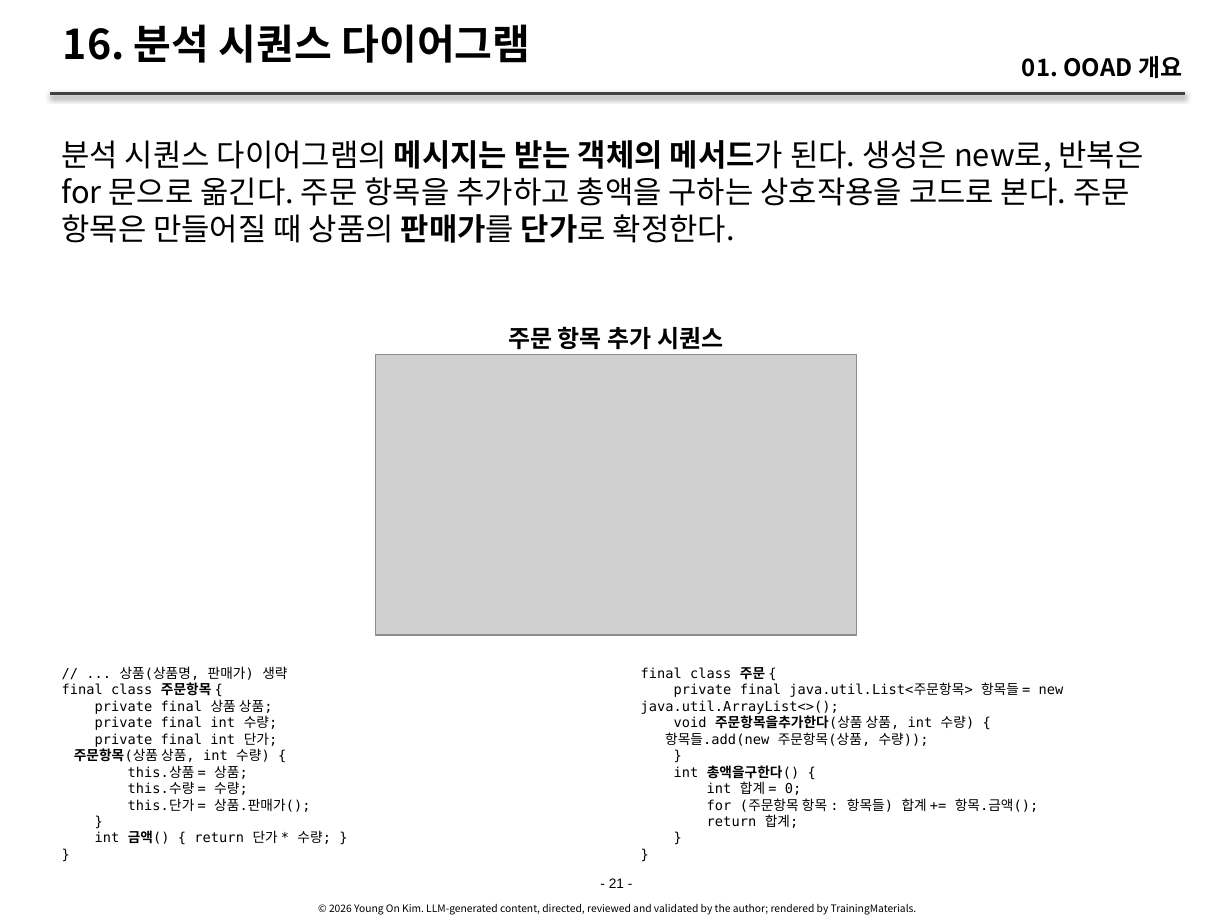
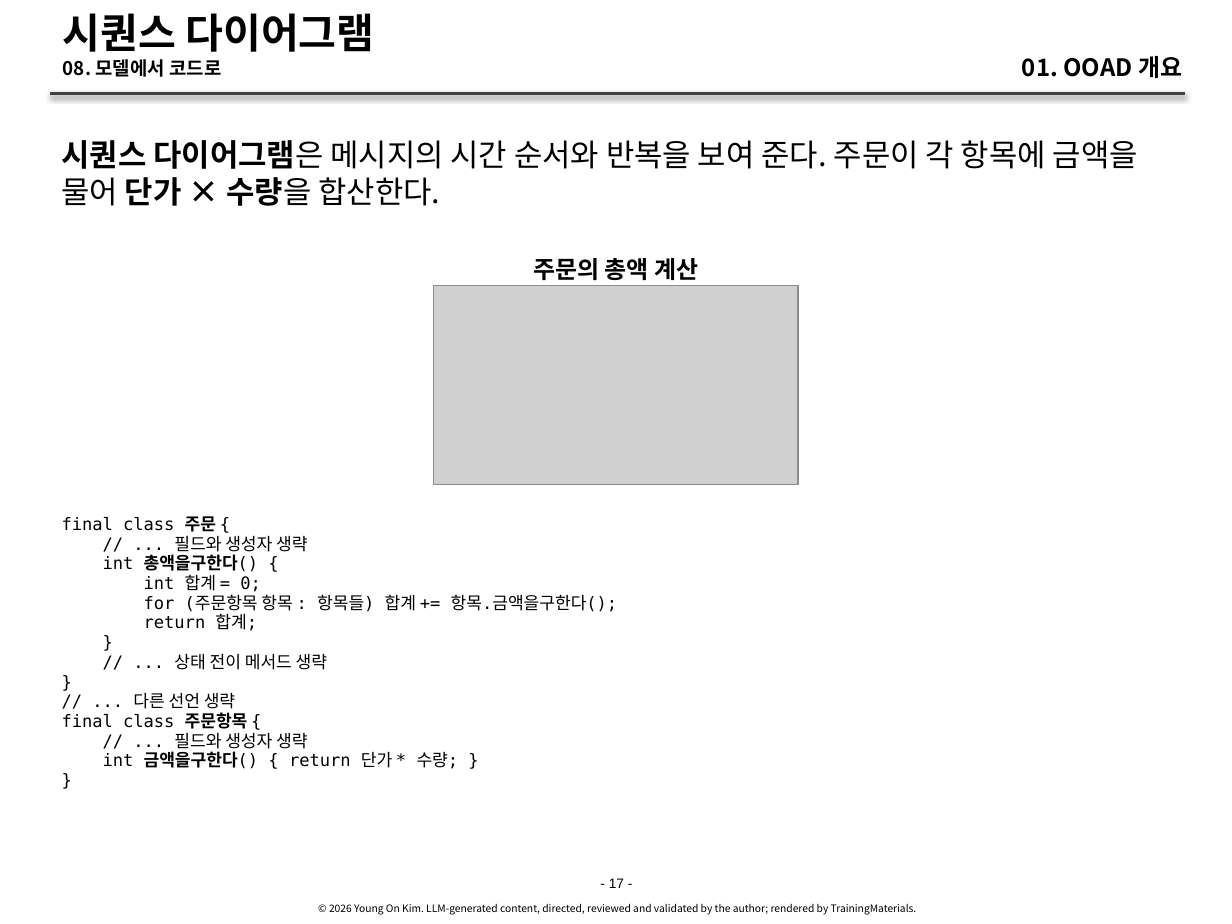
Before and after one commit to YoungSan77/TrainingMaterials, a slide deck: slide 17 of courses/ooad/sessions/s01.pptx (slide 21 before the commit). Drawn at 1232x924 pixels with LibreOffice and Linux fonts; fonts in the diff are those of the drawing; grey boxes stand for pictures. Boxes give left, top, right and bottom in pixels: in the first picture for what was removed or moved away, otherwise in the second. Text is boxed around its words. In the diff, an @@ line names an element or a change of style, - is before the commit and + after.

```diff
--- a/courses/ooad/sessions/s01.pptx
+++ b/courses/ooad/sessions/s01.pptx
@@ title at bbox=[63, 13, 374, 77]: text changed; size 24 to 11 pt @@
-16. 분석 시퀀스 다이어그램
+시퀀스 다이어그램
+08. 모델에서 코드로
@@ text at bbox=[61, 140, 1138, 206]: text changed @@
-분석 시퀀스 다이어그램의 메시지는 받는 객체의 메서드가 된다. 생성은 new로, 반복은 for 문으로 옮긴다. 주문 항목을 추가하고 총액을 구하는 상호작용을 코드로 본다. 주문 항목은 만들어질 때 상품의 판매가를 단가로 확정한다.
+시퀀스 다이어그램은 메시지의 시간 순서와 반복을 보여 준다. 주문이 각 항목에 금액을 물어 단가 × 수량을 합산한다.
@@ text at bbox=[533, 258, 698, 280]: text changed; size 8 to 14 pt; font DejaVu Sans Mono to Noto Sans CJK KR; bold on @@
-final class 주문 {
-private final java.util.List<주문항목> 항목들 = new java.util.ArrayList<>();
-void 주문항목을추가한다(상품 상품, int 수량) {
-항목들.add(new 주문항목(상품, 수량));
-}
-int 총액을구한다() {
-int 합계 = 0;
-for (주문항목 항목 : 항목들) 합계 += 항목.금액();
-return 합계;
-}
-}
+주문의 총액 계산
@@ picture added at bbox=[434, 286, 798, 485] @@
@@ text removed at bbox=[508, 326, 723, 349] @@
-주문 항목 추가 시퀀스
@@ picture removed at bbox=[376, 355, 857, 636] @@
@@ text "final class 주문 {": place and size @@
-text "final class 주문 {" at bbox=[62, 666, 331, 844]
+text "final class 주문 {" at bbox=[62, 516, 618, 769]
@@ text at bbox=[62, 516, 618, 713]: text changed; size 8 to 10 pt @@
-// ... 상품(상품명, 판매가) 생략
+final class 주문 {
+// ... 필드와 생성자 생략
+int 총액을구한다() {
+int 합계 = 0;
+for (주문항목 항목 : 항목들) 합계 += 항목.금액을구한다();
+return 합계;
+}
+// ... 상태 전이 메서드 생략
+}
+// ... 다른 선언 생략
@@ text at bbox=[62, 712, 248, 729]: size 8 to 10 pt in "final class 주문항목 {", "}"; line spacing 9.6pt to 11.5pt @@
@@ text at bbox=[103, 729, 459, 769]: text changed; size 8 to 10 pt @@
-private final 상품 상품;
-private final int 수량;
-private final int 단가;
-주문항목(상품 상품, int 수량) {
-this.상품 = 상품;
-this.수량 = 수량;
-this.단가 = 상품.판매가();
+// ... 필드와 생성자 생략
+int 금액을구한다() { return 단가 * 수량; }
@@ text at bbox=[95, 830, 331, 844]: paragraphs removed @@
-int 금액() { return 단가 * 수량; }
-}
@@ text at bbox=[609, 878, 624, 888]: text changed @@
-- 21 -
+- 17 -
```
Also in this commit, not shown: 36 other slides changed, 2 slides added, 6 slides removed, 51 other files.
